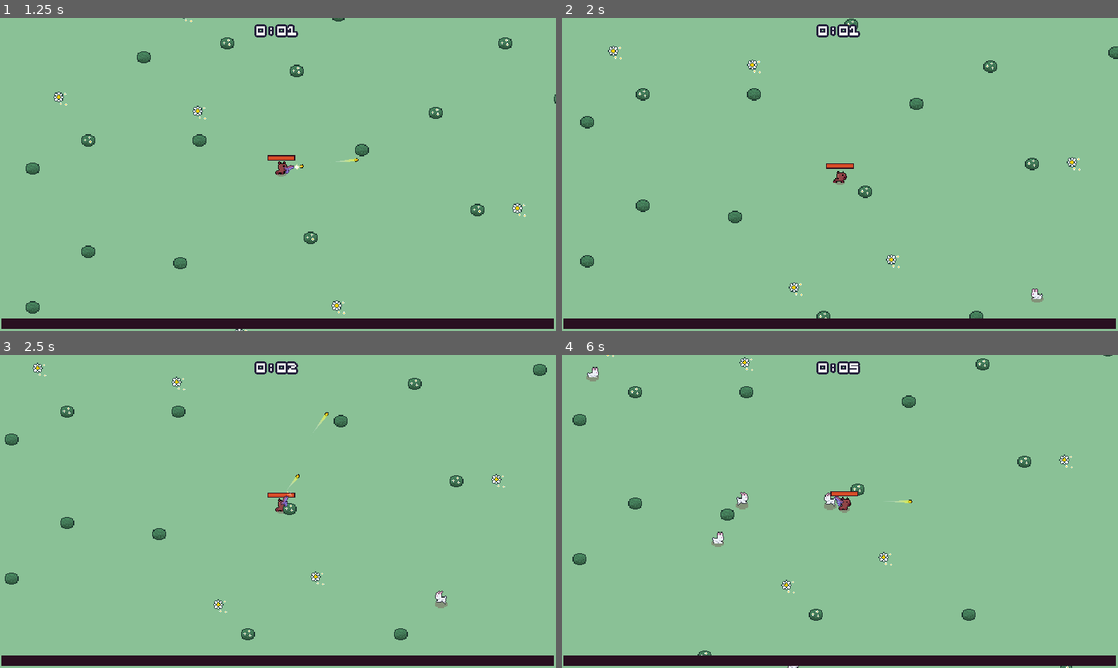
Above: before the commit, frames 1-4 (two rows, left to right).
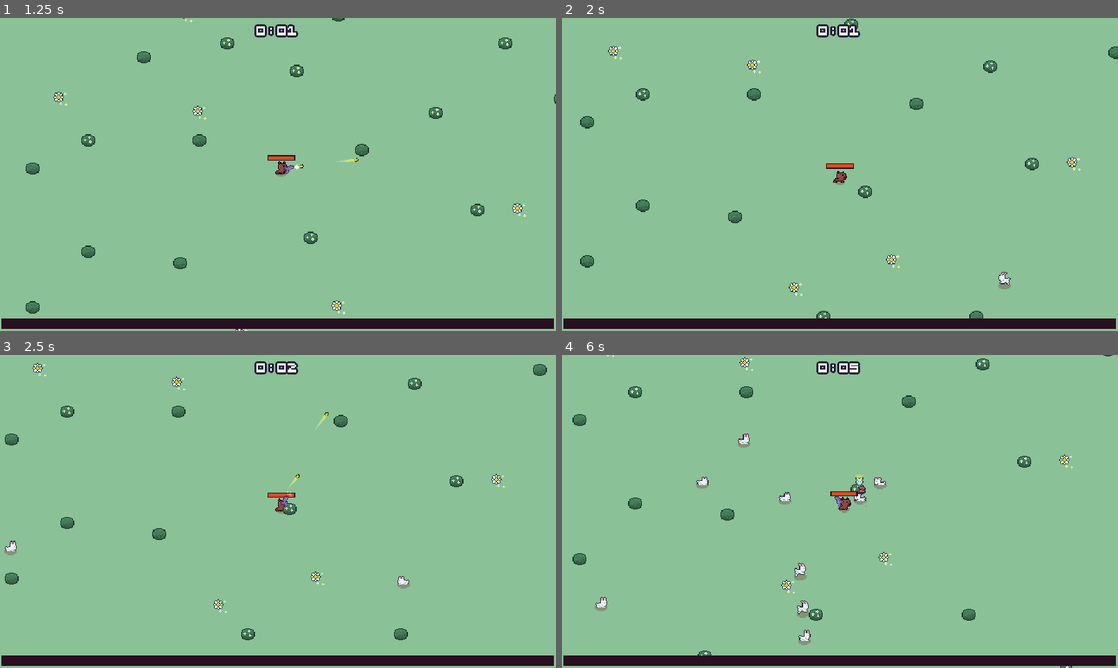
Above: after the commit, the same moments.

Repository: Sundwell/ritka-rampage
Game: Godot game, scene res://scenes/main/main.tscn
Same seed, same stepped clock (60 frames per second), same inputs: the game is played once before the commit and once after it.
Inputs (mouse positions are in pixels of both pictures, inside the frame that each line leads up to):
- Up to frame 1 (1.25 s): tap Enter at 0.5 s; move the mouse to (400, 158) at 0.52 s; press the mouse at (400, 158) at 0.53 s; hold D (move_right) from 0.53 s (still down)
- Up to frame 2 (2 s): move the mouse to (728, 190) at 1.27 s; release D (move_right) at 1.28 s; release the mouse at (728, 190) at 1.28 s; hold S (move_down) from 1.28 s (still down); tap W (move_top) at 1.35 s; click (728, 190) at 1.42 s
- Up to frame 3 (2.5 s): move the mouse to (333, 442) at 2.02 s; release S (move_down) at 2.03 s; press the mouse at (333, 442) at 2.03 s; hold D (move_right) from 2.03 s (still down)
- Up to frame 4 (6 s): move the mouse to (812, 574) at 2.77 s; release the mouse at (812, 574) at 2.78 s; tap W (move_top) at 2.85, 4.35, 5.85 s; click (812, 574) at 2.92 s; move the mouse to (1006, 558) at 3.52 s; release D (move_right) at 3.53 s; press the mouse at (1006, 558) at 3.53 s; hold A (move_left) 3.53-5.03 s; move the mouse to (673, 464) at 4.27 s; release the mouse at (673, 464) at 4.28 s; click (673, 464) at 4.42 s; move the mouse to (867, 511) at 5.02 s; press the mouse at (867, 511) at 5.03 s; hold S (move_down) 5.03-5.78 s; move the mouse to (756, 433) at 5.77 s; release the mouse at (756, 433) at 5.78 s; hold D (move_right) from 5.78 s (still down); click (756, 433) at 5.92 s

Frame 1 is identical in both runs. In frame 2, 0.2% of the frame differs, in the area x 78-87%, y 81-91%; in frame 3, 0.2%; in frame 4, 1.1%, in the area x 4-63%, y 3-100%.

Commit message:
Added new sounds and music

Diff:
--- /dev/null
+++ b/default_bus_layout.tres
@@ -0,0 +1,15 @@
+[gd_resource type="AudioBusLayout" format=3 uid="uid://do4es2kggtcjl"]
+
+[resource]
+bus/1/name = &"SFX"
+bus/1/solo = false
+bus/1/mute = false
+bus/1/bypass_fx = false
+bus/1/volume_db = -0.030508
+bus/1/send = &"Master"
+bus/2/name = &"Music"
+bus/2/solo = false
+bus/2/mute = false
+bus/2/bypass_fx = false
+bus/2/volume_db = -0.030508
+bus/2/send = &"Master"
--- a/project.godot
+++ b/project.godot
@@ -19,6 +19,7 @@
 GameEvents="*res://scenes/autoload/game_events.tscn"
 Constants="*res://scripts/constants.gd"
 Utils="*res://scripts/utils.gd"
+GlobalActions="*res://scripts/global_actions.gd"
 
 [debug]
 
--- a/scenes/autoload/game_events.gd
+++ b/scenes/autoload/game_events.gd
@@ -5,6 +5,7 @@
 signal anvil_collected
 signal weapon_upgrade_selected(upgrade: WeaponUpgrade, current_upgrades: Dictionary)
 signal weapon_changed(new_weapon: Weapon)
+signal game_paused(is_paused: bool)
 
 
 func emit_orange_energy_collected(amount: float):
@@ -25,3 +26,7 @@
 
 func emit_weapon_changed(new_weapon: Weapon):
 	weapon_changed.emit(new_weapon)
+
+
+func emit_game_paused(is_paused: bool):
+	game_paused.emit(is_paused)
--- /dev/null
+++ b/scenes/components/audio/soundtrack_player_component.gd
@@ -0,0 +1,13 @@
+class_name SoundtrackPlayerComponent
+extends AudioStreamPlayer
+
+var initial_volume: float
+
+
+func _ready() -> void:
+	initial_volume = volume_db
+	GameEvents.game_paused.connect(on_game_paused)
+
+
+func on_game_paused(is_paused: bool):
+	volume_db = initial_volume - 10.0 if is_paused else initial_volume
--- /dev/null
+++ b/scenes/components/audio/soundtrack_player_component.tscn
@@ -0,0 +1,21 @@
+[gd_scene load_steps=8 format=3 uid="uid://du1gfwna275ok"]
+
+[ext_resource type="AudioStream" uid="uid://d4e1kwh1585pw" path="res://assets/audio/music/soundtrack_meadow/part_1.wav" id="1_fquin"]
+[ext_resource type="Script" path="res://scenes/components/audio/soundtrack_player_component.gd" id="1_wlo87"]
+[ext_resource type="AudioStream" uid="uid://bbhemg8tljnyi" path="res://assets/audio/music/soundtrack_meadow/part_2.wav" id="2_v4t7f"]
+[ext_resource type="AudioStream" uid="uid://bsjs4st23ejmu" path="res://assets/audio/music/soundtrack_meadow/part_3.wav" id="3_lcbc1"]
+[ext_resource type="AudioStream" uid="uid://0nl76g4qq557" path="res://assets/audio/music/soundtrack_meadow/part_4.wav" id="4_54suk"]
+[ext_resource type="AudioStream" uid="uid://2a5gtl5nfydg" path="res://assets/audio/music/soundtrack_meadow/part_5.wav" id="5_w2mrk"]
+
+[sub_resource type="AudioStreamPlaylist" id="AudioStreamPlaylist_j4p1x"]
+stream_count = 5
+stream_0 = ExtResource("1_fquin")
+stream_1 = ExtResource("2_v4t7f")
+stream_2 = ExtResource("3_lcbc1")
+stream_3 = ExtResource("4_54suk")
+stream_4 = ExtResource("5_w2mrk")
+
+[node name="SoundtrackPlayerComponent" type="AudioStreamPlayer"]
+stream = SubResource("AudioStreamPlaylist_j4p1x")
+bus = &"Music"
+script = ExtResource("1_wlo87")
--- a/scenes/game_object/anvil/anvil.tscn
+++ b/scenes/game_object/anvil/anvil.tscn
@@ -100,7 +100,8 @@
 
 [node name="SpawnSound" type="AudioStreamPlayer2D" parent="SFX"]
 stream = ExtResource("3_gptgy")
-volume_db = -10.0
+volume_db = -20.0
+bus = &"SFX"
 
 [node name="Sprite2D" type="Sprite2D" parent="."]
 texture = ExtResource("2_8atnx")
--- a/scenes/main/main.tscn
+++ b/scenes/main/main.tscn
@@ -9,6 +9,7 @@
 [ext_resource type="PackedScene" uid="uid://ddkuoft8656d3" path="res://scenes/cache/particles_cache.tscn" id="3_4e6ny"]
 [ext_resource type="PackedScene" uid="uid://csopqp6wvh5n" path="res://scenes/ui/mutations/experience_bar.tscn" id="3_6rnxb"]
 [ext_resource type="PackedScene" uid="uid://hrmwpla6w5kt" path="res://scenes/manager/arena_time_manager.tscn" id="3_dwsl6"]
+[ext_resource type="PackedScene" uid="uid://du1gfwna275ok" path="res://scenes/components/audio/soundtrack_player_component.tscn" id="4_dy3qn"]
 [ext_resource type="PackedScene" uid="uid://cobi6d0h2keep" path="res://scenes/manager/experience_manager.tscn" id="6_8mjvm"]
 [ext_resource type="TileSet" uid="uid://b5jwrivhevsl6" path="res://resources/tileset.tres" id="6_a6vb0"]
 [ext_resource type="Script" path="res://resources/difficulty/difficulty_stage.gd" id="7_0n4ps"]
@@ -32,7 +33,7 @@
 script = ExtResource("7_0n4ps")
 enemy_spawn_configs = Array[ExtResource("8_rp34t")]([SubResource("Resource_si3j4")])
 difficulty_level = 0
-time_to_spawn = 1.0
+time_to_spawn = 0.5
 
 [sub_resource type="Resource" id="Resource_sd787"]
 script = ExtResource("8_rp34t")
@@ -50,7 +51,7 @@
 script = ExtResource("7_0n4ps")
 enemy_spawn_configs = Array[ExtResource("8_rp34t")]([SubResource("Resource_sd787"), SubResource("Resource_wbvcv")])
 difficulty_level = 6
-time_to_spawn = 2.0
+time_to_spawn = 0.5
 
 [sub_resource type="Resource" id="Resource_k0tyg"]
 script = ExtResource("8_rp34t")
@@ -73,8 +74,8 @@
 [sub_resource type="Resource" id="Resource_y4vhx"]
 script = ExtResource("7_0n4ps")
 enemy_spawn_configs = Array[ExtResource("8_rp34t")]([SubResource("Resource_k0tyg"), SubResource("Resource_v2cr1"), SubResource("Resource_f3iik")])
-difficulty_level = 12
-time_to_spawn = 1.5
+difficulty_level = 9
+time_to_spawn = 0.7
 
 [node name="Main" type="Node2D"]
 script = ExtResource("1_fqumt")
@@ -82,6 +83,11 @@
 
 [node name="ParticlesCache" parent="." instance=ExtResource("3_4e6ny")]
 position = Vector2(-108, -46)
+
+[node name="SoundtrackPlayerComponent" parent="." instance=ExtResource("4_dy3qn")]
+process_mode = 3
+volume_db = -30.0
+autoplay = true
 
 [node name="ArenaTimeUI" parent="." node_paths=PackedStringArray("arena_time_manager") instance=ExtResource("2_7sja6")]
 arena_time_manager = NodePath("../Managers/ArenaTimeManager")
--- /dev/null
+++ b/scenes/ui/app_button.gd
@@ -0,0 +1,13 @@
+extends Button
+
+@onready var click_sound: AudioStreamPlayer = $ClickSound
+
+
+func _ready() -> void:
+	gui_input.connect(on_gui_input)
+
+
+func on_gui_input(event: InputEvent) -> void:
+	if event.is_action_pressed("left_click"):
+		click_sound.pitch_scale = randf_range(0.9, 1.1)
+		click_sound.play()
--- /dev/null
+++ b/scenes/ui/app_button.tscn
@@ -0,0 +1,14 @@
+[gd_scene load_steps=3 format=3 uid="uid://rij5bvmvffnm"]
+
+[ext_resource type="Script" path="res://scenes/ui/app_button.gd" id="1_vfnew"]
+[ext_resource type="AudioStream" uid="uid://clyc7x6n6y3ms" path="res://assets/audio/sfx/hover.wav" id="2_bltwt"]
+
+[node name="AppButton" type="Button"]
+offset_right = 38.0
+offset_bottom = 18.0
+mouse_default_cursor_shape = 2
+text = "Click"
+script = ExtResource("1_vfnew")
+
+[node name="ClickSound" type="AudioStreamPlayer" parent="."]
+stream = ExtResource("2_bltwt")
--- a/scenes/ui/end_screen.gd
+++ b/scenes/ui/end_screen.gd
@@ -5,7 +5,7 @@
 
 
 func _ready():
-	get_tree().paused = true
+	GlobalActions.pause_game()
 
 	panel_container.pivot_offset = panel_container.size / 2
 	panel_container.scale = Vector2.ZERO
@@ -23,7 +23,7 @@
 
 
 func on_restart_button_pressed():
-	get_tree().paused = false
+	GlobalActions.unpause_game()
 	get_tree().reload_current_scene()
 
 
--- a/scenes/ui/end_screen.tscn
+++ b/scenes/ui/end_screen.tscn
@@ -1,6 +1,7 @@
-[gd_scene load_steps=6 format=3 uid="uid://r1vpw62fcrjw"]
+[gd_scene load_steps=7 format=3 uid="uid://r1vpw62fcrjw"]
 
 [ext_resource type="Script" path="res://scenes/ui/end_screen.gd" id="1_6ukal"]
+[ext_resource type="PackedScene" uid="uid://rij5bvmvffnm" path="res://scenes/ui/app_button.tscn" id="2_m7nyx"]
 
 [sub_resource type="Animation" id="Animation_sx5pp"]
 length = 0.001
@@ -113,14 +114,12 @@
 [node name="VBoxContainer" type="VBoxContainer" parent="PanelContainer/MarginContainer/VBoxContainer"]
 layout_mode = 2
 
-[node name="RestartButton" type="Button" parent="PanelContainer/MarginContainer/VBoxContainer/VBoxContainer"]
+[node name="RestartButton" parent="PanelContainer/MarginContainer/VBoxContainer/VBoxContainer" instance=ExtResource("2_m7nyx")]
 unique_name_in_owner = true
 layout_mode = 2
-mouse_default_cursor_shape = 2
 text = "Restart"
 
-[node name="QuitButton" type="Button" parent="PanelContainer/MarginContainer/VBoxContainer/VBoxContainer"]
+[node name="QuitButton" parent="PanelContainer/MarginContainer/VBoxContainer/VBoxContainer" instance=ExtResource("2_m7nyx")]
 unique_name_in_owner = true
 layout_mode = 2
-mouse_default_cursor_shape = 2
 text = "Quit"
--- a/scenes/ui/mutations/mutation_upgrade_card.gd
+++ b/scenes/ui/mutations/mutation_upgrade_card.gd
@@ -3,11 +3,13 @@
 
 signal selected
 
+var disabled := false
+
 @onready var title_label: Label = %TitleLabel
 @onready var description_label: Label = %DescriptionLabel
 @onready var animator_component: CardAnimatorComponent = $CardAnimatorComponent
-
-var disabled := false
+@onready var hover_sound: AudioStreamPlayer = $HoverSound
+@onready var select_sound: AudioStreamPlayer = $SelectSound
 
 
 func _ready():
@@ -29,6 +31,8 @@
 		return
 
 	disabled = true
+
+	select_sound.play()
 
 	animator_component.play_selected()
 
@@ -52,6 +56,8 @@
 	if disabled:
 		return
 
+	hover_sound.play()
+
 	animator_component.play_hover_in()
 
 
--- a/scenes/ui/mutations/mutation_upgrade_card.tscn
+++ b/scenes/ui/mutations/mutation_upgrade_card.tscn
@@ -1,7 +1,9 @@
-[gd_scene load_steps=3 format=3 uid="uid://02wtk3gkbpmn"]
+[gd_scene load_steps=5 format=3 uid="uid://02wtk3gkbpmn"]
 
 [ext_resource type="Script" path="res://scenes/ui/mutations/mutation_upgrade_card.gd" id="1_cqhwk"]
 [ext_resource type="PackedScene" uid="uid://ctvfewktbvewa" path="res://scenes/components/card_animator_component.tscn" id="2_ff1ht"]
+[ext_resource type="AudioStream" uid="uid://dssca28jkdf3q" path="res://assets/audio/sfx/mutation_select.wav" id="3_1sjgx"]
+[ext_resource type="AudioStream" uid="uid://clyc7x6n6y3ms" path="res://assets/audio/sfx/hover.wav" id="5_5krho"]
 
 [node name="MutationUpgradeCard" type="PanelContainer" groups=["mutation_upgrade_card"]]
 custom_minimum_size = Vector2(150, 200)
@@ -13,6 +15,12 @@
 
 [node name="CardAnimatorComponent" parent="." node_paths=PackedStringArray("card") instance=ExtResource("2_ff1ht")]
 card = NodePath("..")
+
+[node name="SelectSound" type="AudioStreamPlayer" parent="."]
+stream = ExtResource("3_1sjgx")
+
+[node name="HoverSound" type="AudioStreamPlayer" parent="."]
+stream = ExtResource("5_5krho")
 
 [node name="MarginContainer" type="MarginContainer" parent="."]
 layout_mode = 2
--- a/scenes/ui/mutations/mutation_upgrade_screen.gd
+++ b/scenes/ui/mutations/mutation_upgrade_screen.gd
@@ -10,7 +10,7 @@
 
 
 func _ready():
-	get_tree().paused = true
+	GlobalActions.pause_game()
 
 
 func set_mutation_upgrades(upgrades: Array[MutationUpgrade]):
@@ -29,5 +29,5 @@
 	upgrade_selected.emit(upgrade)
 	animation_player.play("out")
 	await animation_player.animation_finished
-	get_tree().paused = false
+	GlobalActions.unpause_game()
 	queue_free()
--- a/scenes/ui/weapon_upgrades/weapon_upgrade_card.gd
+++ b/scenes/ui/weapon_upgrades/weapon_upgrade_card.gd
@@ -9,6 +9,8 @@
 @onready var title_panel_container: PanelContainer = %TitlePanelContainer
 @onready var quantity_label: Label = %QuantityLabel
 @onready var hint_label: Label = %HintLabel
+@onready var select_sound: AudioStreamPlayer = $SelectSound
+@onready var hover_sound: AudioStreamPlayer = $HoverSound
 
 var disabled := false
 var variatons_mapping = {
@@ -59,6 +61,8 @@
 
 	disabled = true
 
+	select_sound.play()
+
 	animator_component.play_selected()
 	var all_cards = get_tree().get_nodes_in_group("weapon_upgrade_card")
 	for card: WeaponUpgradeCard in all_cards:
@@ -80,6 +84,8 @@
 	if disabled:
 		return
 
+	hover_sound.play()
+
 	animator_component.play_hover_in()
 
 
--- a/scenes/ui/weapon_upgrades/weapon_upgrade_card.tscn
+++ b/scenes/ui/weapon_upgrades/weapon_upgrade_card.tscn
@@ -1,7 +1,9 @@
-[gd_scene load_steps=3 format=3 uid="uid://d07jabc63stmh"]
+[gd_scene load_steps=5 format=3 uid="uid://d07jabc63stmh"]
 
 [ext_resource type="Script" path="res://scenes/ui/weapon_upgrades/weapon_upgrade_card.gd" id="1_4c2uk"]
+[ext_resource type="AudioStream" uid="uid://2uc2qm8evo3d" path="res://assets/audio/sfx/weapon_upgrade_select.wav" id="2_1hewj"]
 [ext_resource type="PackedScene" uid="uid://ctvfewktbvewa" path="res://scenes/components/card_animator_component.tscn" id="2_ciyxs"]
+[ext_resource type="AudioStream" uid="uid://clyc7x6n6y3ms" path="res://assets/audio/sfx/hover.wav" id="4_jrogl"]
 
 [node name="WeaponUpgradeCard" type="PanelContainer" groups=["weapon_upgrade_card"]]
 custom_minimum_size = Vector2(150, 200)
@@ -11,6 +13,12 @@
 mouse_default_cursor_shape = 2
 theme_type_variation = &"WUStatPanelContainer"
 script = ExtResource("1_4c2uk")
+
+[node name="SelectSound" type="AudioStreamPlayer" parent="."]
+stream = ExtResource("2_1hewj")
+
+[node name="HoverSound" type="AudioStreamPlayer" parent="."]
+stream = ExtResource("4_jrogl")
 
 [node name="CardAnimatorComponent" parent="." node_paths=PackedStringArray("card") instance=ExtResource("2_ciyxs")]
 card = NodePath("..")
--- a/scenes/ui/weapon_upgrades/weapon_upgrade_screen.gd
+++ b/scenes/ui/weapon_upgrades/weapon_upgrade_screen.gd
@@ -10,7 +10,7 @@
 
 
 func _ready():
-	get_tree().paused = true
+	GlobalActions.pause_game()
 
 
 func set_weapon_upgrades(upgrades: Array[WeaponUpgrade], current_upgrades: Dictionary):
@@ -29,5 +29,5 @@
 	upgrade_selected.emit(upgrade)
 	animation_player.play("out")
 	await animation_player.animation_finished
-	get_tree().paused = false
+	GlobalActions.unpause_game()
 	queue_free()
--- a/scenes/ui/weapon_upgrades/weapon_upgrade_screen.tscn
+++ b/scenes/ui/weapon_upgrades/weapon_upgrade_screen.tscn
@@ -2,6 +2,21 @@
 
 [ext_resource type="Script" path="res://scenes/ui/weapon_upgrades/weapon_upgrade_screen.gd" id="1_badlx"]
 [ext_resource type="PackedScene" uid="uid://d07jabc63stmh" path="res://scenes/ui/weapon_upgrades/weapon_upgrade_card.tscn" id="2_5ilha"]
+
+[sub_resource type="Animation" id="Animation_sx5pp"]
+length = 0.001
+tracks/0/type = "value"
+tracks/0/imported = false
+tracks/0/enabled = true
+tracks/0/path = NodePath("ColorRect:modulate")
+tracks/0/interp = 1
+tracks/0/loop_wrap = true
+tracks/0/keys = {
+"times": PackedFloat32Array(0),
+"transitions": PackedFloat32Array(1),
+"update": 0,
+"values": [Color(1, 1, 1, 1)]
+}
 
 [sub_resource type="Animation" id="Animation_ijgn8"]
 resource_name = "in"
@@ -18,21 +33,6 @@
 "transitions": PackedFloat32Array(1, 1),
 "update": 0,
 "values": [Color(1, 1, 1, 0), Color(1, 1, 1, 0.419608)]
-}
-
-[sub_resource type="Animation" id="Animation_sx5pp"]
-length = 0.001
-tracks/0/type = "value"
-tracks/0/imported = false
-tracks/0/enabled = true
-tracks/0/path = NodePath("ColorRect:modulate")
-tracks/0/interp = 1
-tracks/0/loop_wrap = true
-tracks/0/keys = {
-"times": PackedFloat32Array(0),
-"transitions": PackedFloat32Array(1),
-"update": 0,
-"values": [Color(1, 1, 1, 1)]
 }
 
 [sub_resource type="Animation" id="Animation_ktl2w"]
--- /dev/null
+++ b/scripts/global_actions.gd
@@ -0,0 +1,11 @@
+extends Node
+
+
+func pause_game():
+	GameEvents.emit_game_paused(true)
+	get_tree().paused = true
+
+
+func unpause_game():
+	GameEvents.emit_game_paused(false)
+	get_tree().paused = false
Not shown, added: assets/audio/music/soundtrack_meadow/part_1.wav.import
Not shown, added: assets/audio/music/soundtrack_meadow/part_2.wav.import
Not shown, added: assets/audio/music/soundtrack_meadow/part_3.wav.import
Not shown, added: assets/audio/music/soundtrack_meadow/part_4.wav.import
Not shown, added: assets/audio/music/soundtrack_meadow/part_5.wav.import
Not shown, added: assets/audio/sfx/button_click.ogg.import
Not shown, added: assets/audio/sfx/hover.wav.import
Not shown, added: assets/audio/sfx/mutation_select.wav.import
Not shown, added: assets/audio/sfx/weapon_upgrade_select.wav.import
Not shown: 1 places in scenes/main/main.tscn that only renumber resources
Not shown, added: assets/audio/music/soundtrack_meadow/part_1.wav
Not shown, added: assets/audio/music/soundtrack_meadow/part_2.wav
(and 7 more such lines)
